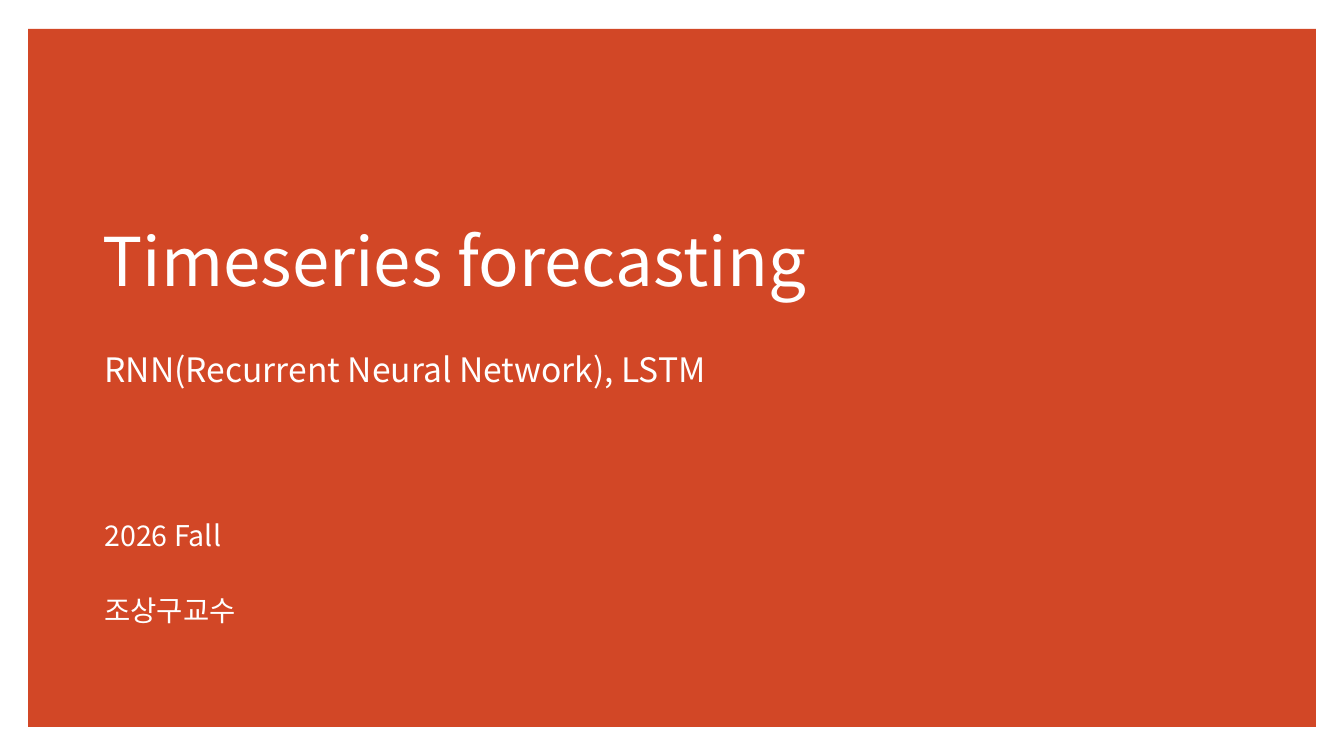
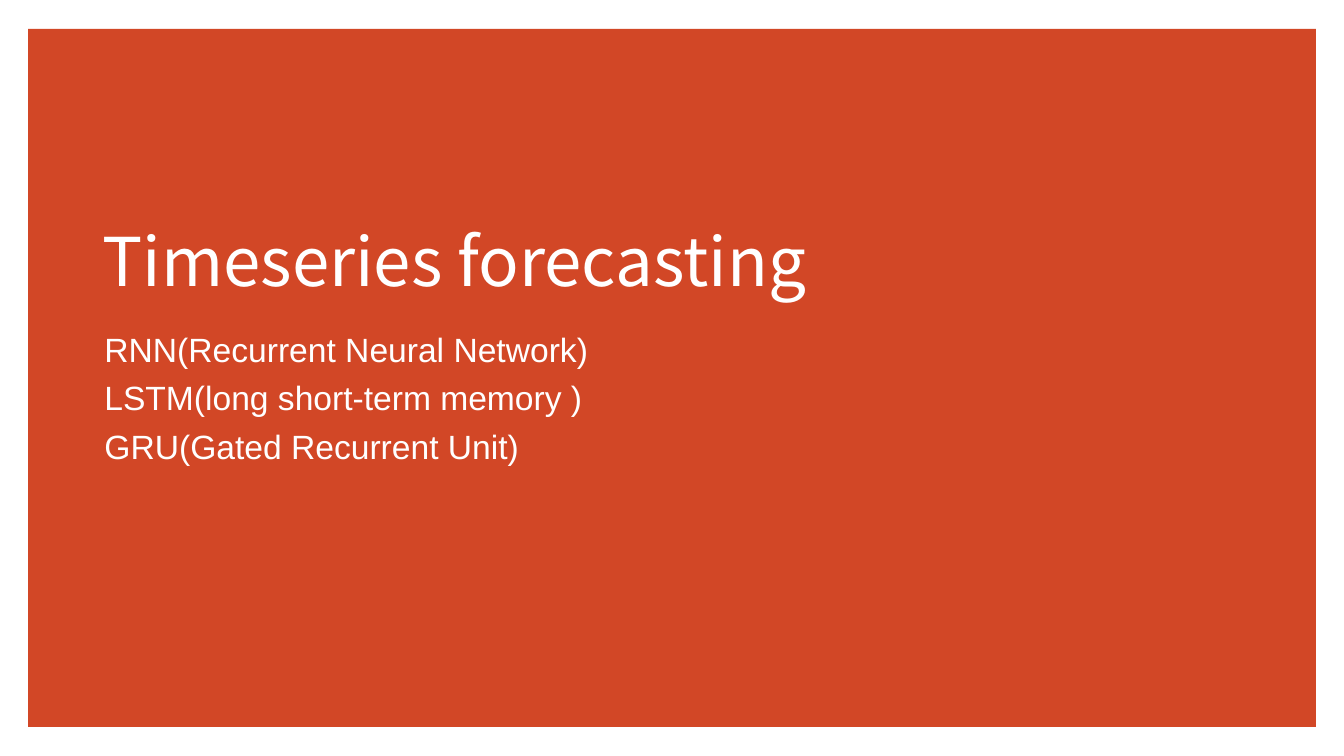
Before and after one commit to ancestor9/2026_Fall_Deep-Learning-with-Python, a slide deck: slide 1 of Chapter 13 Timeseries forecasting.pptx. Drawn at 1344x756 pixels with LibreOffice and Linux fonts; fonts in the diff are those of the drawing. Boxes give left, top, right and bottom in pixels: in the first picture for what was removed or moved away, otherwise in the second. Text is boxed around its words. In the diff, an @@ line names an element or a change of style, - is before the commit and + after.

```diff
--- a/Chapter 13 Timeseries forecasting.pptx
+++ b/Chapter 13 Timeseries forecasting.pptx
@@ subtitle at bbox=[104, 337, 588, 466]: text changed; font Noto Sans CJK KR to Arial @@
-RNN(Recurrent Neural Network), LSTM
+RNN(Recurrent Neural Network)
+LSTM(long short-term memory )
+GRU(Gated Recurrent Unit)
@@ text removed at bbox=[104, 523, 235, 624] @@
-2026 Fall
-조상구교수
```
Also in this commit, not shown: 21 other slides changed, 4 slides added, 1 slide removed.
